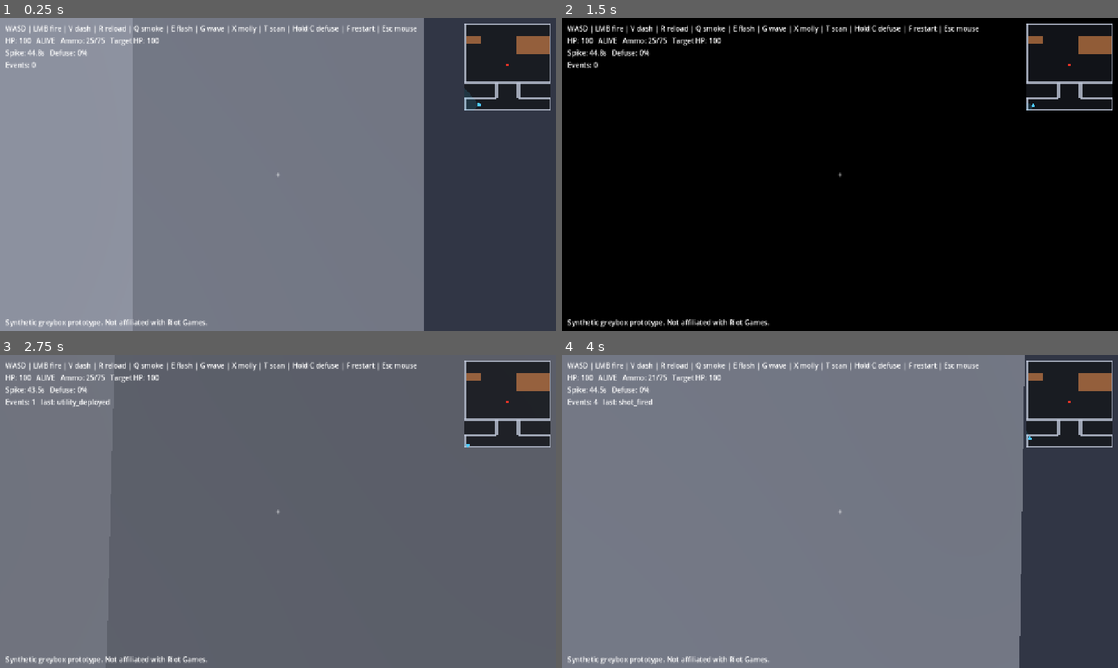
Above: before the commit, frames 1-4 (two rows, left to right).
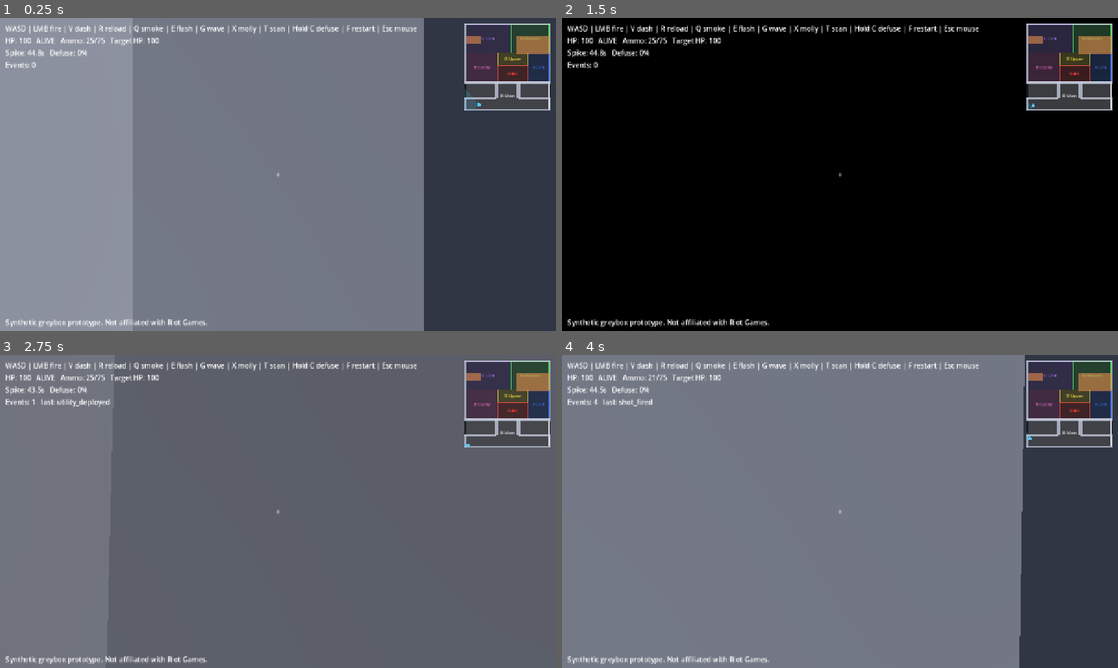
Above: after the commit, the same moments.

Repository: Wonho2007/callout-trainer
Game: Godot game, scene res://scenes/main.tscn
The game is run twice, just before and just after one commit, with the same random seed, the same clock (stepped at 60 frames per second) and the same inputs.
Inputs (mouse positions are in pixels of both pictures, inside the frame that each line leads up to):
- Up to frame 1 (0.25 s): no input
- Up to frame 2 (1.5 s): tap Enter at 0.5 s; move the mouse to (867, 174) at 0.52 s; hold G (blind_wave) 0.53-1.28 s; hold W (move_forward) from 0.53 s (still down); tap Space (jump) at 0.77 s; tap F (restart) at 1.25 s; move the mouse to (812, 174) at 1.27 s; tap Ctrl (crouch) at 1.35 s
- Up to frame 3 (2.75 s): keep holding W (move_forward); tap Space (jump) at 1.52 s; move the mouse to (289, 505) at 2.02 s; hold V (dash) from 2.03 s (still down)
- Up to frame 4 (4 s): keep holding W (move_forward); move the mouse to (834, 517) at 2.77 s; release V (dash) at 2.78 s; tap C (defuse) at 2.85 s; tap Space (jump) at 3.02, 3.77 s; tap F (restart) at 3.5 s; move the mouse to (878, 514) at 3.52 s; press the mouse at (878, 514) at 3.53 s

The runs differ from the first frame. In frame 1, 3.5% of the frame differs, in the area x 83-99%, y 1-30%; in frame 2, 3.5%; in frame 3, 3.5%; in frame 4, 3.5%.

Commit message:
Match greybox regions to the annotated B-site overlay; draw colored regions on the minimap
Region AABBs retuned to the annotation layout (C Link top-left, Heaven top-right, Upper center-above-Pit, Pit center, Cubby left pocket, A Link right edge, Main bottom). Spike at new pit center. Verified: ids match frozen 7, centers self-map, 0 uncovered cells, spawns sensible. minimap.gd now draws the 7 callout regions with the annotator's colors (purple/green/yellow/red/pink/blue/white) + labels, under walls/cover; toggle via show_regions. Headless build: no script errors.

Diff:
--- a/ui/minimap.gd
+++ b/ui/minimap.gd
@@ -24,6 +24,21 @@
 var _world_min := Vector2(-10, -10)
 var _world_max := Vector2(10, 10)
 
+## Callout-region colors, matching the annotator's overlay guide
+## (annotations/fnc_prx_lotus_toronto2024_gf.md §2). Keyed by region id.
+const REGION_COLORS := {
+	"b_main":   Color(0.95, 0.95, 0.95),  # white
+	"b_cubby":  Color(0.95, 0.45, 0.80),  # pink
+	"b_heaven": Color(0.35, 0.90, 0.40),  # green
+	"b_upper":  Color(0.95, 0.88, 0.25),  # yellow
+	"b_pit":    Color(0.92, 0.28, 0.25),  # red
+	"c_link":   Color(0.62, 0.48, 0.92),  # purple
+	"a_link":   Color(0.25, 0.45, 0.90),  # blue
+}
+
+## Toggle the static callout-region overlay on the minimap.
+@export var show_regions: bool = true
+
 
 func _ready() -> void:
 	pass  # Overlay is refreshed by the owner (main) once builder/player are set.
@@ -66,7 +81,30 @@
 	if _overlay.is_empty():
 		return
 
-	# Cover, then walls (callout regions are not drawn on the live minimap).
+	# Static callout regions (annotation colors), drawn first so walls/cover sit on top.
+	if show_regions:
+		for r in _overlay.get("regions", []):
+			var rid := String(r.get("id", ""))
+			var col: Color = REGION_COLORS.get(rid, Color(0.6, 0.6, 0.6))
+			var top_left := _to_map(float(r["x"]) - float(r["w"]) * 0.5,
+				float(r["z"]) - float(r["d"]) * 0.5)
+			var bot_right := _to_map(float(r["x"]) + float(r["w"]) * 0.5,
+				float(r["z"]) + float(r["d"]) * 0.5)
+			var rect := Rect2(top_left, bot_right - top_left)
+			var fill := col
+			fill.a = 0.18
+			draw_rect(rect, fill, true)
+			draw_rect(rect, Color(col.r, col.g, col.b, 0.9), false, 1.5)
+			# Callout name near the region center.
+			var label := String(r.get("name", rid))
+			var center := _to_map(float(r["x"]), float(r["z"]))
+			var font := ThemeDB.fallback_font
+			var fsize := 10
+			var tw := font.get_string_size(label, HORIZONTAL_ALIGNMENT_LEFT, -1, fsize).x
+			draw_string(font, center - Vector2(tw * 0.5, -3.0), label,
+				HORIZONTAL_ALIGNMENT_LEFT, -1, fsize, Color(col.r, col.g, col.b, 0.95))
+
+	# Cover, then walls (drawn over the region overlay).
 	for c in _overlay.get("cover", []):
 		_draw_world_rect(c, Color(0.9, 0.55, 0.3, 0.6))
 	for w in _overlay.get("walls", []):
--- a/world/maps/b_site.json
+++ b/world/maps/b_site.json
@@ -39,17 +39,17 @@
     { "id": "divot_top_right", "center": [2.7, 0, 0.8], "radius": 1.0, "depth": 0.6 }
   ],
   "regions": [
-    { "id": "c_link",   "name": "C Link",   "center": [-3.875, 2, -5.875], "size": [3.75, 5, 5.75] },
-    { "id": "b_upper",  "name": "B Upper",  "center": [0, 2, -5.875],      "size": [4, 5, 5.75] },
-    { "id": "b_heaven", "name": "B Heaven", "center": [3.875, 2, -5.875],  "size": [3.75, 5, 5.75] },
-    { "id": "b_cubby",  "name": "B Cubby",  "center": [-3.875, 2, 1.5],    "size": [3.75, 5, 9] },
-    { "id": "b_pit",    "name": "B Pit",    "center": [0, 2, 1.5],         "size": [4, 5, 9] },
-    { "id": "a_link",   "name": "A Link",   "center": [3.875, 2, 1.5],     "size": [3.75, 5, 9] },
-    { "id": "b_main",   "name": "B Main",   "center": [0, 2, 9.375],       "size": [11.5, 5, 6.75] }
+    { "id": "c_link",   "name": "C Link",   "center": [-2.64, 2, -5.2],  "size": [6.21, 5, 7.1] },
+    { "id": "b_heaven", "name": "B Heaven", "center": [3.11, 2, -5.2],   "size": [5.29, 5, 7.1] },
+    { "id": "b_cubby",  "name": "B Cubby",  "center": [-3.56, 2, 2.11],  "size": [4.37, 5, 7.53] },
+    { "id": "b_upper",  "name": "B Upper",  "center": [0.69, 2, -0.04],  "size": [4.14, 5, 3.22] },
+    { "id": "a_link",   "name": "A Link",   "center": [4.25, 2, 2.11],   "size": [2.99, 5, 7.53] },
+    { "id": "b_pit",    "name": "B Pit",    "center": [0.69, 2, 3.72],   "size": [4.14, 5, 4.3] },
+    { "id": "b_main",   "name": "B Main",   "center": [0, 2, 9.31],      "size": [11.5, 5, 6.88] }
   ],
   "spawns": [
     { "id": "spawn_player", "role": "player", "position": [-4, 0, 11.5], "facing_deg": 90 },
     { "id": "spawn_enemy_1", "role": "enemy", "position": [-2, 0, -4], "facing_deg": 0 }
   ],
-  "spike": { "position": [0, 0, 1.5], "planted": true, "site_region": "b_pit" }
+  "spike": { "position": [0.69, 0, 3.72], "planted": true, "site_region": "b_pit" }
 }
